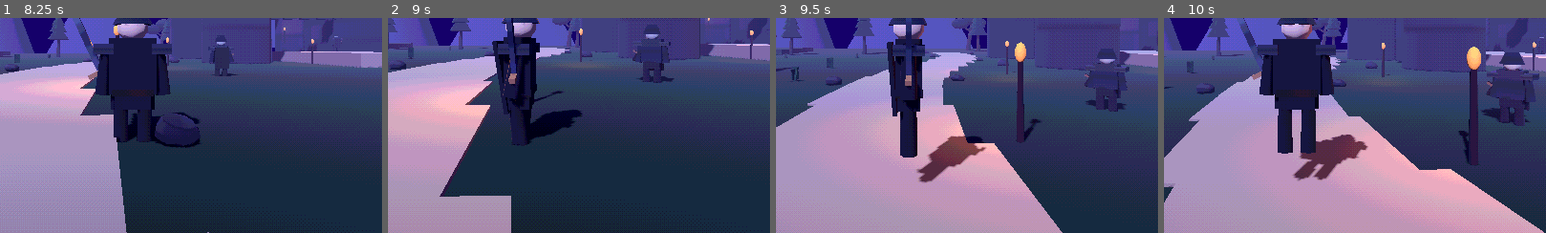
Above: before the commit, frames 1-4 (left to right).
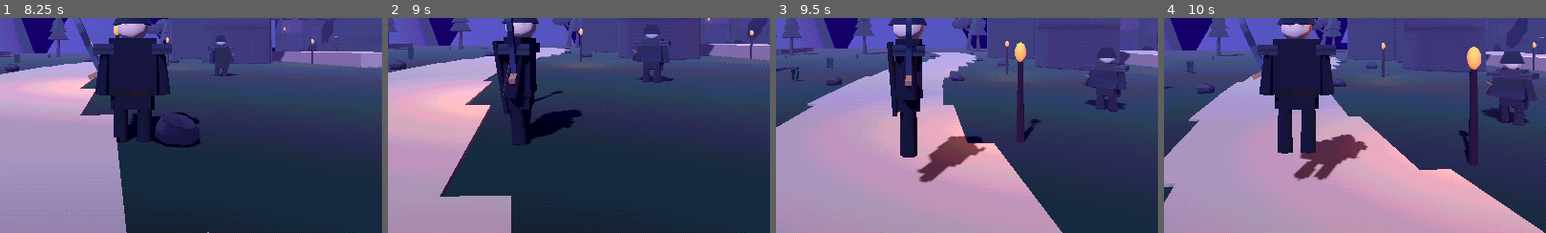
Above: after the commit, the same moments.

Repository: jasonjllind-cpu/aispel
Game: Godot game, scene res://main.tscn
Same seed, same stepped clock (60 frames per second), same inputs: the game is played once before the commit and once after it.
Inputs (mouse positions are % of the whole screen's width and height, from its top left):
- Up to frame 1 (8.25 s): move the mouse to (55, 50) at 0.52 s; press the mouse at (55, 50) at 0.53 s; hold W (move_forward) 0.53-5.78 s; tap Space (jump) at 0.77, 1.52, 3.02, 3.77, 4.52, 6.02, 6.77, 7.52 s; move the mouse to (45, 50) at 1.27 s; release the mouse at (45, 50) at 1.28 s; tap R (equip_next) at 1.35, 4.35, 7.35 s; move the mouse to (52, 48) at 2.02 s; hold E (interact) 2.03-2.78 s; move the mouse to (49, 52) at 2.77 s; tap Shift (sprint) at 2.85, 5.85 s; move the mouse to (57, 51) at 3.52 s; press the mouse at (57, 51) at 3.53 s; move the mouse to (42, 49) at 4.27 s; release the mouse at (42, 49) at 4.28 s; move the mouse to (51, 50) at 5.02 s; hold E (interact) 5.03-5.78 s; move the mouse to (46, 48) at 5.77 s; hold D (move_right) 5.78-6.53 s; move the mouse to (55, 50) at 6.52 s; press the mouse at (55, 50) at 6.53 s; hold W (move_forward) from 6.53 s (still down); move the mouse to (45, 50) at 7.27 s; release the mouse at (45, 50) at 7.28 s; move the mouse to (52, 48) at 8.02 s; hold E (interact) from 8.03 s (still down)
- Up to frame 2 (9 s): move the mouse to (49, 52) at 8.77 s; release W (move_forward) at 8.78 s; release E (interact) at 8.78 s; hold A (move_left) from 8.78 s (still down); tap Shift (sprint) at 8.85 s
- Up to frame 3 (9.5 s): keep holding A (move_left); tap Space (jump) at 9.02 s
- Up to frame 4 (10 s): move the mouse to (57, 51) at 9.52 s; release A (move_left) at 9.53 s; press the mouse at (57, 51) at 9.53 s; hold W (move_forward) from 9.53 s (still down); tap Space (jump) at 9.77 s
The pictures show only the part of the screen within x 33-83%, y 44-94%; the shares and areas given below are measured in that part.

Frame 1 is identical in both runs. In frame 2, less than 0.1% of the frame differs, in the area x 64-74%, y 5-30%; in frame 3, 0.1%; in frame 4, 0.2%, in the area x 84-98%, y 15-51%.

Commit message:
Add Hollow Warden movement animation

Diff:
--- a/scripts/enemy.gd
+++ b/scripts/enemy.gd
@@ -13,6 +13,7 @@
 var health := 46
 var attack_timer := 0.0
 var stagger_timer := 0.0
+var walk_phase := 0.0
 var dead := false
 
 func _ready() -> void:
@@ -54,6 +55,42 @@
 		velocity.z = move_toward(velocity.z, 0.0, 10.0 * delta)
 
 	move_and_slide()
+	var horizontal_speed: float = Vector2(velocity.x, velocity.z).length()
+	_animate_visual(delta, horizontal_speed > 0.20)
+
+func _animate_visual(delta: float, moving: bool) -> void:
+	var visual := get_node_or_null("Visual") as Node3D
+	if visual == null:
+		return
+	var arm_l := get_node_or_null("Visual/ArmL") as Node3D
+	var arm_r := get_node_or_null("Visual/ArmR") as Node3D
+	var leg_l := get_node_or_null("Visual/LegL") as Node3D
+	var leg_r := get_node_or_null("Visual/LegR") as Node3D
+	var cape := get_node_or_null("Visual/TatteredCape") as Node3D
+	if moving and is_on_floor():
+		walk_phase += delta * 6.8
+		var swing: float = sin(walk_phase) * 18.0
+		if arm_l != null:
+			arm_l.rotation_degrees.x = swing
+		if arm_r != null:
+			arm_r.rotation_degrees.x = -swing * 0.6
+		if leg_l != null:
+			leg_l.rotation_degrees.x = -swing * 0.75
+		if leg_r != null:
+			leg_r.rotation_degrees.x = swing * 0.75
+		if cape != null:
+			cape.rotation_degrees.x = 7.0 + abs(sin(walk_phase)) * 5.0
+		visual.position.y = abs(sin(walk_phase * 2.0)) * 0.025
+	else:
+		visual.position.y = lerp(visual.position.y, 0.0, min(delta * 7.0, 1.0))
+		if arm_l != null:
+			arm_l.rotation_degrees.x = lerp(arm_l.rotation_degrees.x, 0.0, min(delta * 7.0, 1.0))
+		if arm_r != null:
+			arm_r.rotation_degrees.x = lerp(arm_r.rotation_degrees.x, 0.0, min(delta * 7.0, 1.0))
+		if leg_l != null:
+			leg_l.rotation_degrees.x = lerp(leg_l.rotation_degrees.x, 0.0, min(delta * 7.0, 1.0))
+		if leg_r != null:
+			leg_r.rotation_degrees.x = lerp(leg_r.rotation_degrees.x, 0.0, min(delta * 7.0, 1.0))
 
 func _try_attack() -> void:
 	if attack_timer > 0.0 or target == null:
